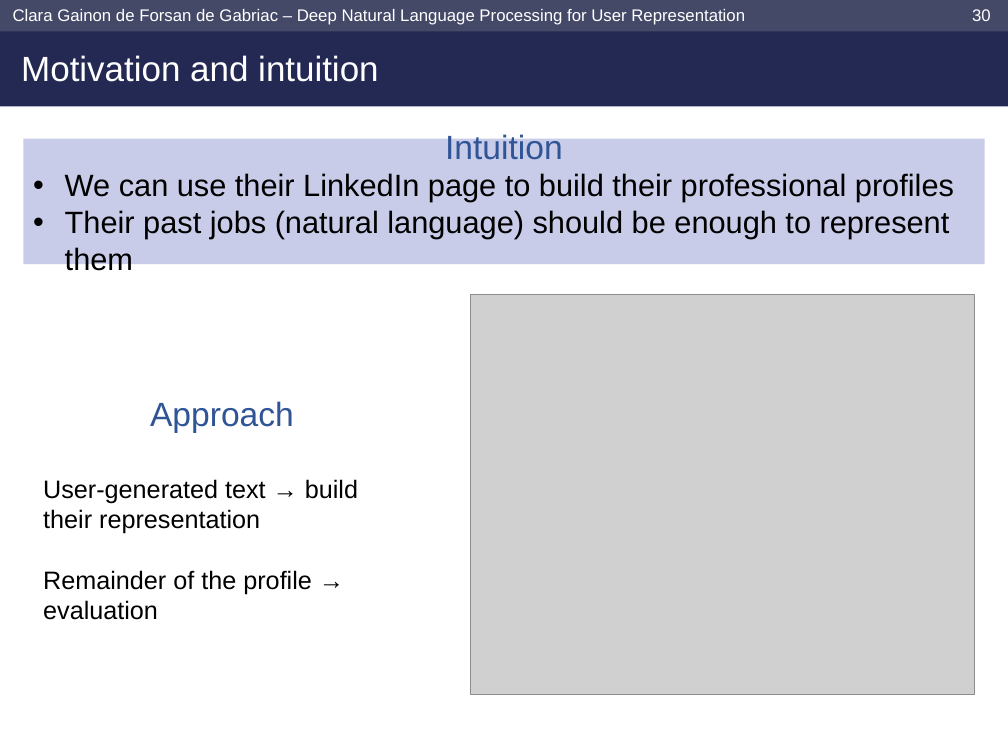
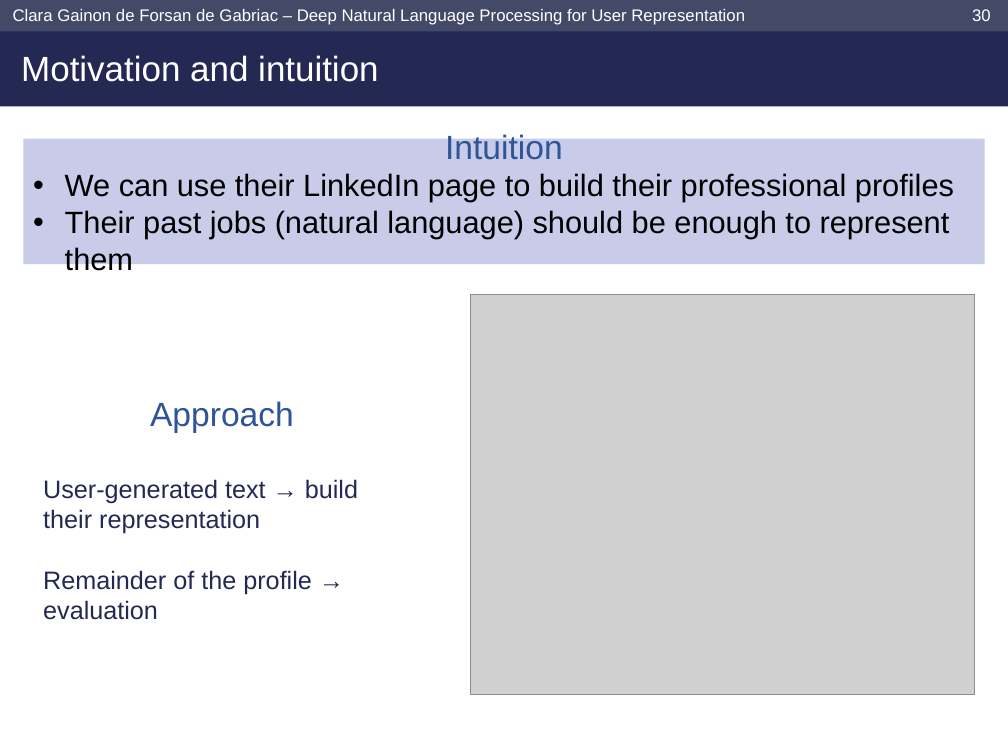
Before and after one commit to clara-gdef/defense, a slide deck: slide 31 of defense.pptx. Drawn at 1008x756 pixels with LibreOffice and Linux fonts; fonts in the diff are those of the drawing; grey boxes stand for pictures; background and template pictures are left out. Boxes give left, top, right and bottom in pixels: in the first picture for what was removed or moved away, otherwise in the second. Text is boxed around its words. In the diff, an @@ line names an element or a change of style, - is before the commit and + after.

```diff
--- a/defense.pptx
+++ b/defense.pptx
@@ text at <box>43,479,358,620</box>: text colour #000000 to #242954 @@
```
Also in this commit, not shown: 10 other slides changed, 1 slide added, 1 slide removed.
